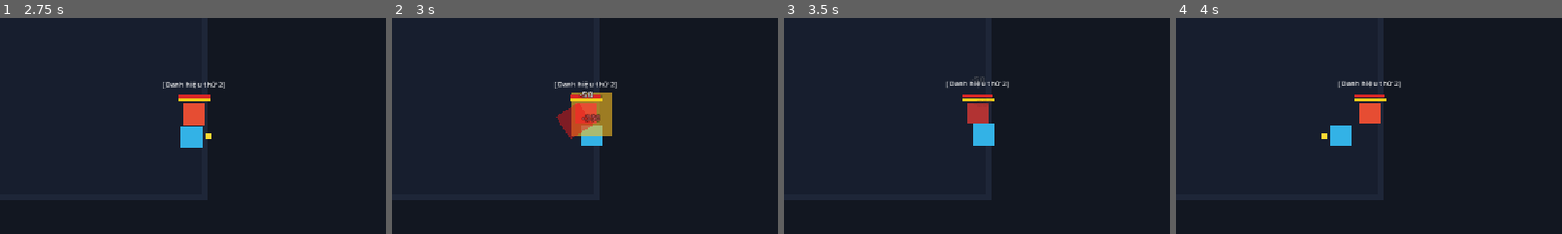
Above: before the commit, frames 1-4 (left to right).
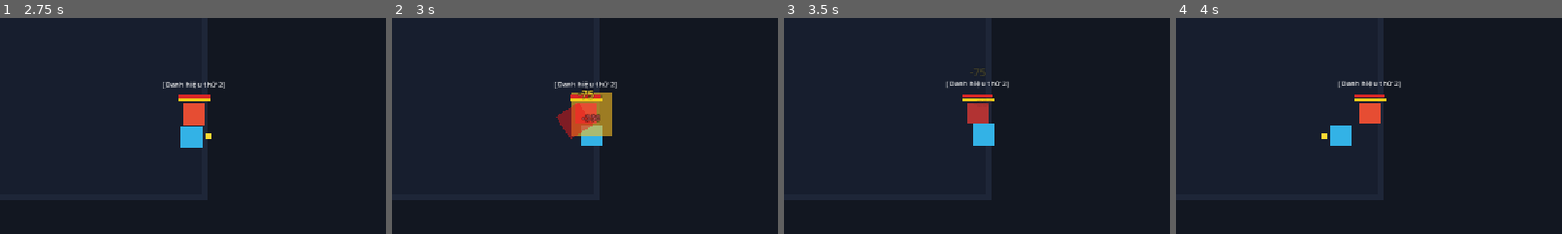
Above: after the commit, the same moments.

Repository: hieunguyenpro1919/New_KiemTien
Game: Godot game, scene res://scenes/test_arena.tscn
Two runs of this game, one before a commit and one after it. Both use one fixed random seed, a clock stepped at 60 frames per second and the inputs below.
Inputs:
- Up to frame 1 (2.75 s): tap Enter at 0.5 s; hold D (move_right) 0.53-1.28 s; tap J (attack_basic) at 0.6 s; hold S (move_down) 1.28-2.03 s; tap K (attack_technique) at 1.35 s; hold D (move_right) from 2.03 s (still down); tap L (block) at 2.1 s
- Up to frame 2 (3 s): release D (move_right) at 2.78 s; hold W (move_up) from 2.78 s (still down); tap J (attack_basic) at 2.85 s
- Up to frame 3 (3.5 s): keep holding W (move_up)
- Up to frame 4 (4 s): release W (move_up) at 3.53 s; hold A (move_left) from 3.53 s (still down); tap K (attack_technique) at 3.6 s
The pictures show only the part of the screen within x 46-96%, y 44-94%; the shares and areas given below are measured in that part.

Frame 1 is identical in both runs. In frame 2, 0.1% of the frame differs, in the area x 47-53%, y 33-39%; in frame 3, less than 0.1%; in frame 4, nothing differs.

Commit message:
fix(combat): synchronize in-game hitbox damage with golden test calculations (F1)

Diff:
--- a/scripts/actors/enemy_controller.gd
+++ b/scripts/actors/enemy_controller.gd
@@ -201,11 +201,26 @@
 	attack_timer = atk.active_ticks
 
 	attack_id_counter += 1
-	var raw = enemy_data.atk_base * atk.coef
-	var full = int(raw)
+	var atk_b = enemy_data.atk_base
+	var atk_bon = enemy_data.atk_bonus
+	var l_coef = atk.coef
+	var s_pct = 0.0
+	var crit = false
+	var dmg_calc = DamageResolver.compute_damage(atk_b, atk_bon, l_coef, s_pct, crit, 0.5)
 
 	if attack_hitbox != null:
-		attack_hitbox.init_attack(attack_id_counter, raw, full, self)
+		attack_hitbox.init_attack(
+			attack_id_counter,
+			dmg_calc.raw,
+			dmg_calc.final,
+			self,
+			atk_b,
+			atk_bon,
+			l_coef,
+			s_pct,
+			crit,
+			0.5
+		)
 		attack_hitbox.visible = true
 		attack_hitbox.check_overlapping_hurtboxes()
 	if attack_visual != null:
@@ -293,25 +308,27 @@
 	if stats == null or stats.is_dead:
 		return
 
-	# Tính sát thương nhận theo DamageResolver
-	var attacker_base = hitbox.raw_damage
+	# Tính sát thương nhận theo DamageResolver đúng SPEC 3.2
 	var res = DamageResolver.compute_damage(
-		attacker_base,
-		0.0,
-		1.0,
-		0.0,
-		false,
-		0.5,
-		stats.defense
+		hitbox.atk_base,
+		hitbox.atk_bonus,
+		hitbox.level_coef,
+		hitbox.skill_bonus_pct,
+		hitbox.is_crit,
+		hitbox.crit_bonus,
+		stats.defense,
+		hitbox.armor_pen_pct,
+		hitbox.armor_pen_flat
 	)
 	var actual_dmg = stats.take_damage(res.final)
 	if is_inside_tree() and get_parent() != null and actual_dmg > 0:
-		var is_crit = (hitbox.raw_damage > 500.0) # Công pháp hoặc chí mạng
+		var is_crit = hitbox.is_crit or (hitbox.raw_damage > 500.0)
 		var col = Color(1.0, 0.85, 0.2) if is_crit else Color.WHITE
 		FloatingNumber.spawn(get_parent(), global_position + Vector2(0, -28), "-%d" % actual_dmg, col, is_crit)
 
 	if stats.is_dead:
 		_die()
+
 
 func _die() -> void:
 	_disable_hitbox()
--- a/scripts/actors/player_controller.gd
+++ b/scripts/actors/player_controller.gd
@@ -52,6 +52,12 @@
 var attack_id_counter: int = 0
 var current_attack_id: int = 0
 
+## Cấu hình chiến đấu (CombatConfig)
+@export var combat_config: CombatConfig = preload("res://data/combat_config.tres")
+var combat_rng: RandomNumberGenerator = RandomNumberGenerator.new()
+## Cờ ép chí mạng: 0 = tự động roll theo tỉ lệ, 1 = ép luôn chí mạng, -1 = ép không bao giờ chí mạng
+var force_crit: int = 0
+
 @onready var stats: Stats = get_node_or_null("Stats")
 @onready var facing_marker: Node2D = get_node_or_null("FacingMarker")
 @onready var body_visual: ColorRect = get_node_or_null("BodyVisual")
@@ -61,6 +67,7 @@
 @onready var technique_hitbox: Hitbox = get_node_or_null("HitboxPivot/TechniqueHitbox")
 
 @onready var hurtbox: Hurtbox = get_node_or_null("Hurtbox")
+
 
 func _ready() -> void:
 	add_to_group("player")
@@ -88,6 +95,12 @@
 		stats.atk_base = 100.0
 		stats.defense = 50.0
 		add_child(stats)
+	if combat_config == null:
+		combat_config = load("res://data/combat_config.tres")
+	if combat_config != null:
+		combat_rng.seed = combat_config.rng_seed
+		print("[RNG] PlayerController khởi tạo RNG với seed: %d" % combat_config.rng_seed)
+
 	_disable_all_hitboxes()
 	_update_facing_nodes()
 	if shield_visual != null:
@@ -95,6 +108,15 @@
 	if hurtbox != null:
 		hurtbox.hit_received.connect(_on_hurtbox_hit_received)
 
+func _roll_crit() -> bool:
+	if force_crit == 1:
+		return true
+	elif force_crit == -1:
+		return false
+	var rate = combat_config.player_crit_rate if combat_config != null else 0.10
+	return combat_rng.randf() < rate
+
+
 
 func _on_hurtbox_hit_received(hitbox: Hitbox) -> void:
 	var enemy_stamina = 100.0
@@ -102,17 +124,20 @@
 		enemy_stamina = hitbox.attacker.stats.max_stamina
 
 	var full_calc = DamageResolver.compute_damage(
-		hitbox.raw_damage,
-		0.0,
-		1.0,
-		0.0,
-		false,
-		0.5,
-		stats.defense
+		hitbox.atk_base,
+		hitbox.atk_bonus,
+		hitbox.level_coef,
+		hitbox.skill_bonus_pct,
+		hitbox.is_crit,
+		hitbox.crit_bonus,
+		stats.defense,
+		hitbox.armor_pen_pct,
+		hitbox.armor_pen_flat
 	)
 	var full_dmg = full_calc.final
-
-	var result = receive_hit(hitbox.raw_damage, full_dmg, current_physics_tick, enemy_stamina)
+	var raw_dmg = full_calc.raw
+
+	var result = receive_hit(raw_dmg, full_dmg, current_physics_tick, enemy_stamina)
 	if result.type == DamageResolver.BlockResultType.PERFECT_PARRY:
 		if hitbox.attacker != null and hitbox.attacker.has_method("apply_parry_stun"):
 			hitbox.attacker.apply_parry_stun(result.stamina_damage, result.stun_ticks)
@@ -326,20 +351,56 @@
 
 func _enable_basic_hitbox() -> void:
 	if basic_hitbox != null:
-		var raw = stats.atk_base + stats.atk_bonus # coef = 1.0
-		var full = int(raw)
-		basic_hitbox.init_attack(current_attack_id, raw, full, self)
+		var atk_b = stats.atk_base
+		var atk_bon = stats.atk_bonus
+		var l_coef = 1.0
+		var s_pct = 0.0
+		var crit = _roll_crit()
+		var crit_bon = combat_config.player_crit_bonus if combat_config != null else 0.5
+		var dmg_calc = DamageResolver.compute_damage(
+			atk_b, atk_bon, l_coef, s_pct, crit, crit_bon
+		)
+		basic_hitbox.init_attack(
+			current_attack_id,
+			dmg_calc.raw,
+			dmg_calc.final,
+			self,
+			atk_b,
+			atk_bon,
+			l_coef,
+			s_pct,
+			crit,
+			crit_bon
+		)
 		basic_hitbox.visible = true
 		basic_hitbox.check_overlapping_hurtboxes()
 
 func _enable_technique_hitbox() -> void:
 	if technique_hitbox != null:
-		var base = stats.atk_base + stats.atk_bonus
-		var raw = base * float(technique_level) * (1.0 + technique_bonus_pct) # 100 * 3 * 2 = 600
-		var full = int(raw)
-		technique_hitbox.init_attack(current_attack_id, raw, full, self)
+		var atk_b = stats.atk_base
+		var atk_bon = stats.atk_bonus
+		var l_coef = float(technique_level)
+		var s_pct = technique_bonus_pct
+		var crit = _roll_crit()
+		var crit_bon = combat_config.player_crit_bonus if combat_config != null else 0.5
+		var dmg_calc = DamageResolver.compute_damage(
+			atk_b, atk_bon, l_coef, s_pct, crit, crit_bon
+		)
+		technique_hitbox.init_attack(
+			current_attack_id,
+			dmg_calc.raw,
+			dmg_calc.final,
+			self,
+			atk_b,
+			atk_bon,
+			l_coef,
+			s_pct,
+			crit,
+			crit_bon
+		)
 		technique_hitbox.visible = true
 		technique_hitbox.check_overlapping_hurtboxes()
+
 
 func _disable_all_hitboxes() -> void:
 	if basic_hitbox != null:
--- a/scripts/combat/hitbox.gd
+++ b/scripts/combat/hitbox.gd
@@ -4,6 +4,16 @@
 @export var attack_id: int = 0
 @export var raw_damage: float = 0.0
 @export var full_damage: int = 0
+
+## Các tham số nguồn theo công thức SPEC 3.2
+@export var atk_base: float = 0.0
+@export var atk_bonus: float = 0.0
+@export var level_coef: float = 1.0
+@export var skill_bonus_pct: float = 0.0
+@export var is_crit: bool = false
+@export var crit_bonus: float = 0.5
+@export var armor_pen_pct: float = 0.0
+@export var armor_pen_flat: float = 0.0
 
 var attacker: Node = null
 var hit_registry: Dictionary = {}
@@ -18,11 +28,32 @@
 	if is_active and area is Hurtbox:
 		area.check_hit(self)
 
-func init_attack(p_attack_id: int, p_raw: float, p_full: int, p_attacker: Node) -> void:
+func init_attack(
+	p_attack_id: int,
+	p_raw: float,
+	p_full: int,
+	p_attacker: Node,
+	p_atk_base: float = 0.0,
+	p_atk_bonus: float = 0.0,
+	p_level_coef: float = 1.0,
+	p_skill_bonus_pct: float = 0.0,
+	p_is_crit: bool = false,
+	p_crit_bonus: float = 0.5,
+	p_armor_pen_pct: float = 0.0,
+	p_armor_pen_flat: float = 0.0
+) -> void:
 	attack_id = p_attack_id
 	raw_damage = p_raw
 	full_damage = p_full
 	attacker = p_attacker
+	atk_base = p_atk_base if p_atk_base > 0.0 else p_raw
+	atk_bonus = p_atk_bonus
+	level_coef = p_level_coef
+	skill_bonus_pct = p_skill_bonus_pct
+	is_crit = p_is_crit
+	crit_bonus = p_crit_bonus
+	armor_pen_pct = p_armor_pen_pct
+	armor_pen_flat = p_armor_pen_flat
 	hit_registry.clear()
 	is_active = true
 
--- a/tests/test_player_combat.gd
+++ b/tests/test_player_combat.gd
@@ -210,9 +210,51 @@
 	assert_eq(enemy_hurtbox.collision_mask, 1, "EnemyHurtbox must scan Layer 1 (PlayerHitbox)")
 
 	# Kiểm tra va chạm gây sát thương và log Terminal
-	basic_hitbox.init_attack(1, 100.0, 100, player)
+	basic_hitbox.init_attack(1, 100.0, 91, player, 100.0, 0.0, 1.0, 0.0, false, 0.5)
 	enemy_hurtbox.check_hit(basic_hitbox)
 	assert_eq(enemy.stats.current_hp, enemy.stats.max_hp - 91, "Enemy HP should be reduced by 91 (G2: 100 raw vs 10 def = 91 dmg)")
 
 	player.free()
 	enemy.free()
+
+func test_f1_physical_hitbox_damage_sync_with_golden_tests() -> void:
+	var player_scene = load("res://scenes/player.tscn")
+	var enemy_scene = load("res://scenes/enemy.tscn")
+
+	# --- Phần 1: Công pháp cấp 3 vs Quái 2 = 300 (G4) ---
+	var player = player_scene.instantiate()
+	player.force_crit = -1 # Tắt chí mạng để khớp G4 chuẩn
+	player._ready()
+
+	var enemy2 = enemy_scene.instantiate()
+	enemy2.enemy_data = load("res://data/enemies/enemy_2.tres")
+	enemy2._ready()
+
+	var tech_hitbox = player.get_node("HitboxPivot/TechniqueHitbox") as Hitbox
+	var enemy2_hurtbox = enemy2.get_node("Hurtbox") as Hurtbox
+
+	# Bật hitbox công pháp của player
+	player._enable_technique_hitbox()
+	# Gây va chạm vật lý qua Area2D
+	enemy2_hurtbox.check_hit(tech_hitbox)
+
+	assert_eq(enemy2.stats.current_hp, 3000 - 300, "F1: Công pháp cấp 3 vs Quái 2 qua Hitbox phải nhận đúng 300 sát thương (G4)")
+
+	# --- Phần 2: Đòn nặng Quái 2 vs Người chơi = 889 (G7) ---
+	player.stats.reset() # Máu về 1000
+	var enemy2_hitbox = enemy2.get_node("HitboxPivot/AttackHitbox") as Hitbox
+	var player_hurtbox = player.get_node("Hurtbox") as Hurtbox
+
+	# Quái 2 ra đòn nặng (atk_base 400, coef 2.5)
+	var heavy_atk = load("res://data/attacks/heavy_attack.tres") as AttackData
+	enemy2.current_attack_index = 2 # Đòn nặng trong chu kỳ quái 2
+	enemy2._start_active()
+
+	# Player không đỡ (IDLE), nhận đòn qua Hurtbox
+	assert_eq(player.current_state, PlayerController.State.IDLE)
+	player_hurtbox.check_hit(enemy2_hitbox)
+
+	assert_eq(player.stats.current_hp, 1000 - 889, "F1: Đòn nặng Quái 2 vs Người chơi qua Hitbox phải nhận đúng 889 sát thương (G7)")
+
+	player.free()
+	enemy2.free()
